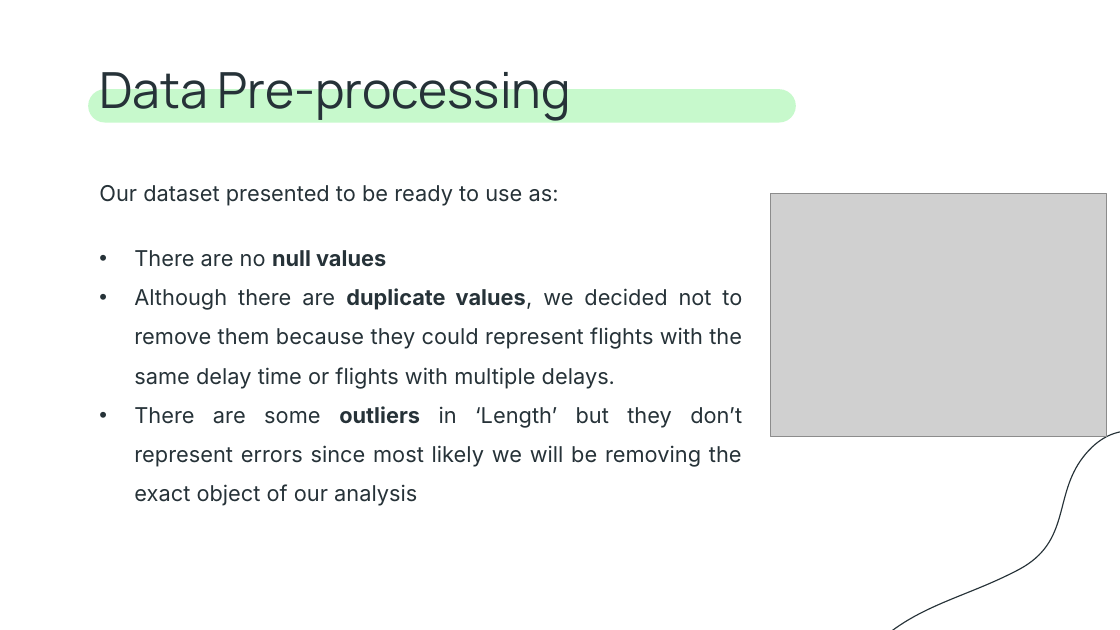
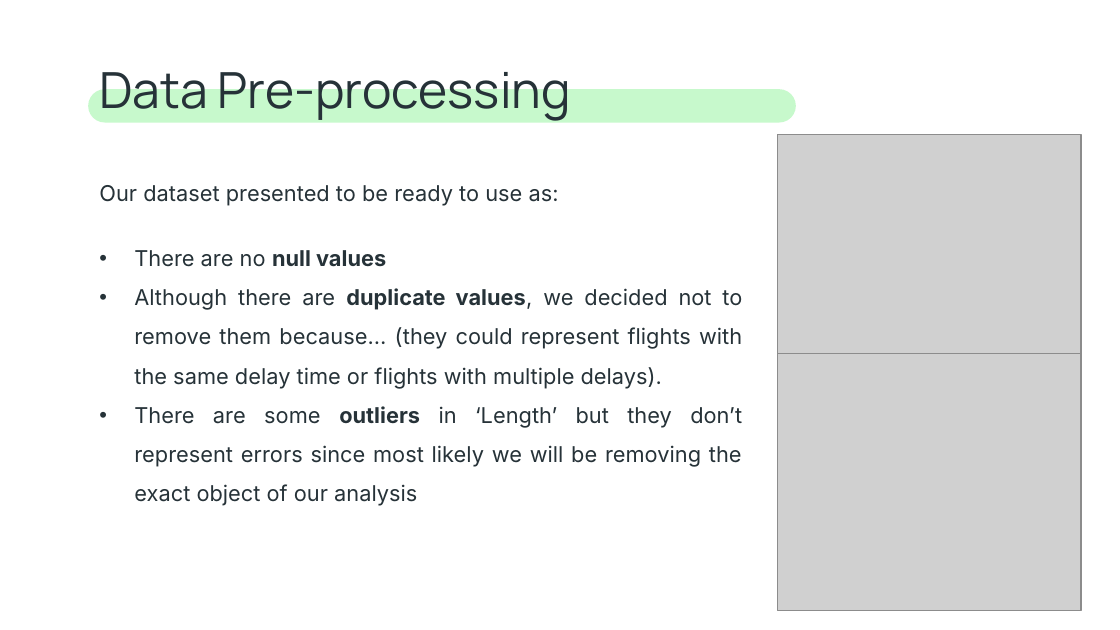
Before and after one commit to ICWeiner/FEUP-IART, a slide deck: slide 5 of Proj2/docs/IA-T10-G27-FinalDelivery.pptx. Drawn at 1120x630 pixels with LibreOffice and Linux fonts; fonts in the diff are those of the drawing; grey boxes stand for pictures. Boxes give left, top, right and bottom in pixels: in the first picture for what was removed or moved away, otherwise in the second. Text is boxed around its words. In the diff, an @@ line names an element or a change of style, - is before the commit and + after.

```diff
--- a/Proj2/docs/IA-T10-G27-FinalDelivery.pptx
+++ b/Proj2/docs/IA-T10-G27-FinalDelivery.pptx
@@ picture resized from (x1=771, y1=194, x2=1107, y2=437) to (x1=777, y1=134, x2=1081, y2=354) @@
@@ subtitle at (x1=134, y1=288, x2=742, y2=389): text changed @@
-• Although there are duplicate values, we decided not to remove them because they could represent flights with the same delay time or flights with multiple delays.
+• Although there are duplicate values, we decided not to remove them because… (they could represent flights with the same delay time or flights with multiple delays).
@@ picture added at (x1=777, y1=354, x2=1081, y2=610) @@
@@ rectangle added at (x1=856, y1=414, x2=1120, y2=629), fill #FFFFFF, outline #FFFFFF 2 pt @@
```
Also in this commit, not shown: 4 other slides changed, 1 slide added, 2 slides removed, 2 other files.
